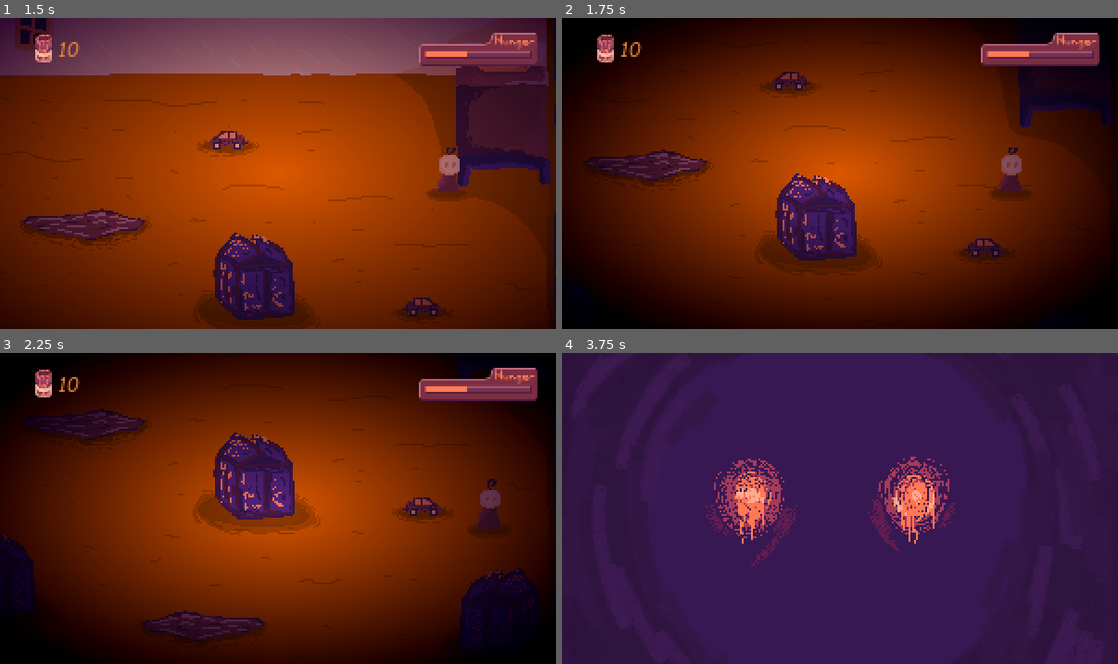
Above: before the commit, frames 1-4 (two rows, left to right).
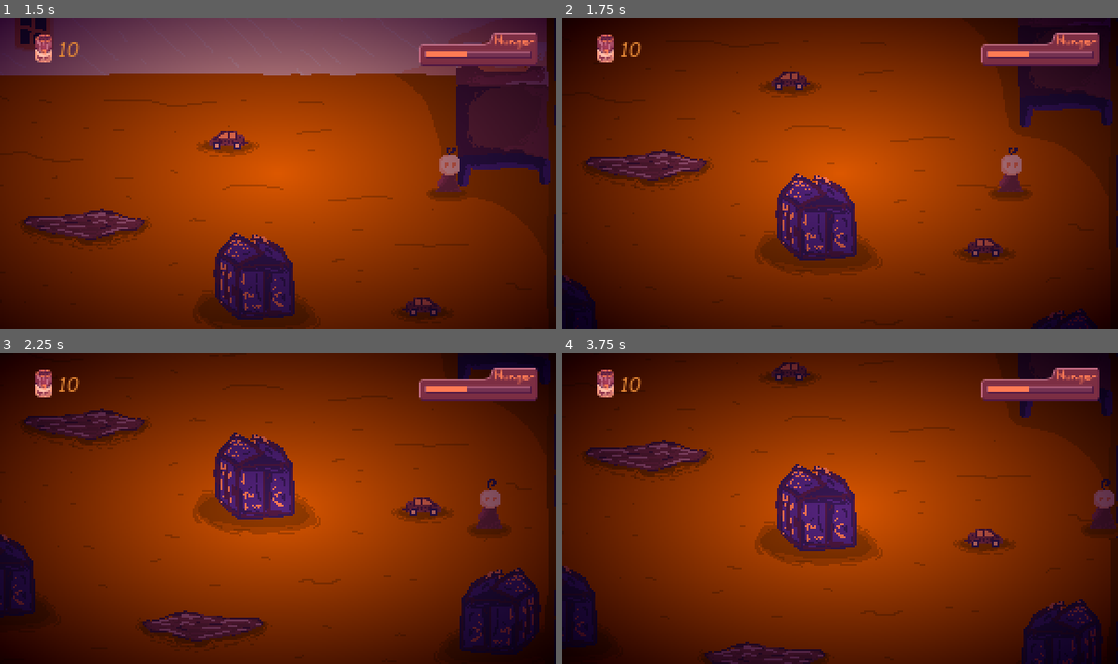
Above: after the commit, the same moments.

Repository: EdBarrancos/Operation_Ai_pain
Game: Godot game, scene res://Scenes/World.tscn
Two runs of this game, one before a commit and one after it. Both use one fixed random seed, a clock stepped at 60 frames per second and the inputs below. The engine's default icon, where the game draws it, is replaced by a stand-in: a white triangle on a blue panel in a dark square.
Inputs:
- Up to frame 1 (1.5 s): tap Enter (ui_accept) at 0.5, 0.77 s; hold D (RIGHT) 0.53-1.28 s; tap F (FEED) at 0.6 s; hold S (DOWN) from 1.28 s (still down); tap T (TEST) at 1.35 s
- Up to frame 2 (1.75 s): keep holding S (DOWN); tap Enter (ui_accept) at 1.52 s
- Up to frame 3 (2.25 s): release S (DOWN) at 2.03 s; hold D (RIGHT) from 2.03 s (still down); tap F (FEED) at 2.1 s
- Up to frame 4 (3.75 s): release D (RIGHT) at 2.78 s; hold W (UP) 2.78-3.53 s; tap T (TEST) at 2.85 s; tap Enter (ui_accept) at 3.02 s; hold A (LEFT) from 3.53 s (still down); tap F (FEED) at 3.6 s

Frame 1 is identical in both runs. In frame 2, 60% of the frame differs, in the area x 0-100%, y 0-100%; in frame 3, 57%; in frame 4, 98%.

Commit message:
Change Soup Collectables

Diff:
--- /dev/null
+++ b/OperationAi/Scenes/IntroCutscene.tscn
@@ -0,0 +1,3 @@
+[gd_scene format=2]
+
+[node name="IntroCutscene" type="Node2D"]
--- a/OperationAi/Scenes/Room.tscn
+++ b/OperationAi/Scenes/Room.tscn
@@ -11,6 +11,10 @@
 [ext_resource path="res://Scripts/SoupHandler.gd" type="Script" id=9]
 [ext_resource path="res://Scenes/Soup.tscn" type="PackedScene" id=10]
 [ext_resource path="res://Scenes/HungerBar.tscn" type="PackedScene" id=11]
+[ext_resource path="res://ArtAssets/Lata 3.png" type="Texture" id=12]
+[ext_resource path="res://ArtAssets/Lata 2.png" type="Texture" id=13]
+[ext_resource path="res://ArtAssets/Lata 1.png" type="Texture" id=14]
+[ext_resource path="res://ArtAssets/Lata 4.png" type="Texture" id=15]
 
 [sub_resource type="Shader" id=1]
 code = "shader_type canvas_item;
@@ -74,19 +78,24 @@
 
 [node name="Soup" parent="YSort/SoupHandler" instance=ExtResource( 10 )]
 position = Vector2( 5.66327, 291.185 )
+newSpriteTexture = ExtResource( 14 )
 
 [node name="Soup2" parent="YSort/SoupHandler" instance=ExtResource( 10 )]
 position = Vector2( 246.017, 285.423 )
+newSpriteTexture = ExtResource( 13 )
 
 [node name="Soup3" parent="YSort/SoupHandler" instance=ExtResource( 10 )]
 position = Vector2( -250.788, 246.779 )
+newSpriteTexture = ExtResource( 12 )
 
 [node name="Soup4" parent="YSort/SoupHandler" instance=ExtResource( 10 )]
 position = Vector2( -110.471, 62.8084 )
+newSpriteTexture = ExtResource( 15 )
 
 [node name="Monster" parent="." instance=ExtResource( 4 )]
 initialHunger = 50
-baseDecreases = 20
+baseDecreases = 5
+waitingTime = 4
 
 [node name="AudioServer" type="Node2D" parent="."]
 script = ExtResource( 7 )
--- a/OperationAi/Scenes/Soup.tscn
+++ b/OperationAi/Scenes/Soup.tscn
@@ -1,11 +1,13 @@
-[gd_scene load_steps=3 format=2]
+[gd_scene load_steps=4 format=2]
 
 [ext_resource path="res://ArtAssets/Soup Counter Icon.png" type="Texture" id=1]
+[ext_resource path="res://Scripts/Soup.gd" type="Script" id=2]
 
 [sub_resource type="RectangleShape2D" id=1]
 extents = Vector2( 10, 15.2078 )
 
 [node name="Soup" type="Area2D"]
+script = ExtResource( 2 )
 
 [node name="Sprite" type="Sprite" parent="."]
 texture = ExtResource( 1 )
--- /dev/null
+++ b/OperationAi/Scripts/Soup.gd
@@ -0,0 +1,15 @@
+extends Area2D
+
+
+export var newSpriteTexture: Texture
+onready var sprite = $Sprite
+
+
+# Called when the node enters the scene tree for the first time.
+func _ready():
+	sprite.set_texture(newSpriteTexture)
+
+
+# Called every frame. 'delta' is the elapsed time since the previous frame.
+#func _process(delta):
+#	pass
--- a/OperationAi/Scripts/WorldManager.gd
+++ b/OperationAi/Scripts/WorldManager.gd
@@ -5,6 +5,7 @@
 onready var winningMenuScene = load("res://Scenes/Menus/WinningMenu.tscn")
 onready var losingMenuScene = load("res://Scenes/Menus/LosingMenu.tscn")
 onready var soupCutsceneScene = load("res://Player/Scenes/SoupCutscene.tscn")
+onready var introCutsceneScene = load("res://Scenes/IntroCutscene.tscn")
 
 onready var musicStream = $GameMusicLoop
 onready var audioServer = $AudioServer
@@ -46,6 +47,9 @@
 func SwitchToRoom(currentScene, toLoad=false):
 	SwitchScene(currentScene, roomScene).Init(playerPosition, toLoad, playerCurrentInv, currentHunger)
 
+func SwitchToIntroCutscene(currentScene):
+	SwitchScene(currentScene, introCutsceneScene)
+
 func SwitchToMainMenu(currentScene):
 	audioServer.ResetEffects()
 	SwitchScene(currentScene, mainMenuScene)
Binary file added: OperationAi/ArtAssets/Lata 1.png
Not shown, added: OperationAi/ArtAssets/Lata 1.png.import
Binary file added: OperationAi/ArtAssets/Lata 2.png
Not shown, added: OperationAi/ArtAssets/Lata 2.png.import
Binary file added: OperationAi/ArtAssets/Lata 3.png
Not shown, added: OperationAi/ArtAssets/Lata 3.png.import
Binary file added: OperationAi/ArtAssets/Lata 4.png
Not shown, added: OperationAi/ArtAssets/Lata 4.png.import
Binary file added: OperationAi/Scenes/Cutscene/mother_cutscene.png
Not shown, added: OperationAi/Scenes/Cutscene/mother_cutscene.png.import
Not shown: 1 places in OperationAi/Scenes/Room.tscn that only renumber resources
